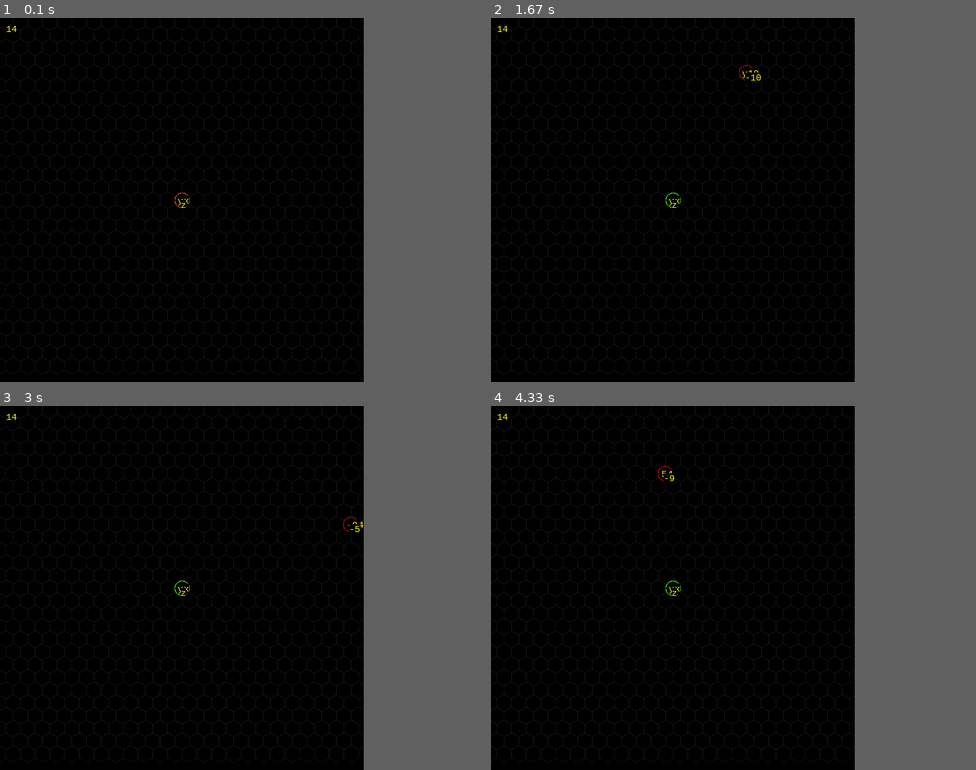
Above: before the commit, frames 1-4 (two rows, left to right).
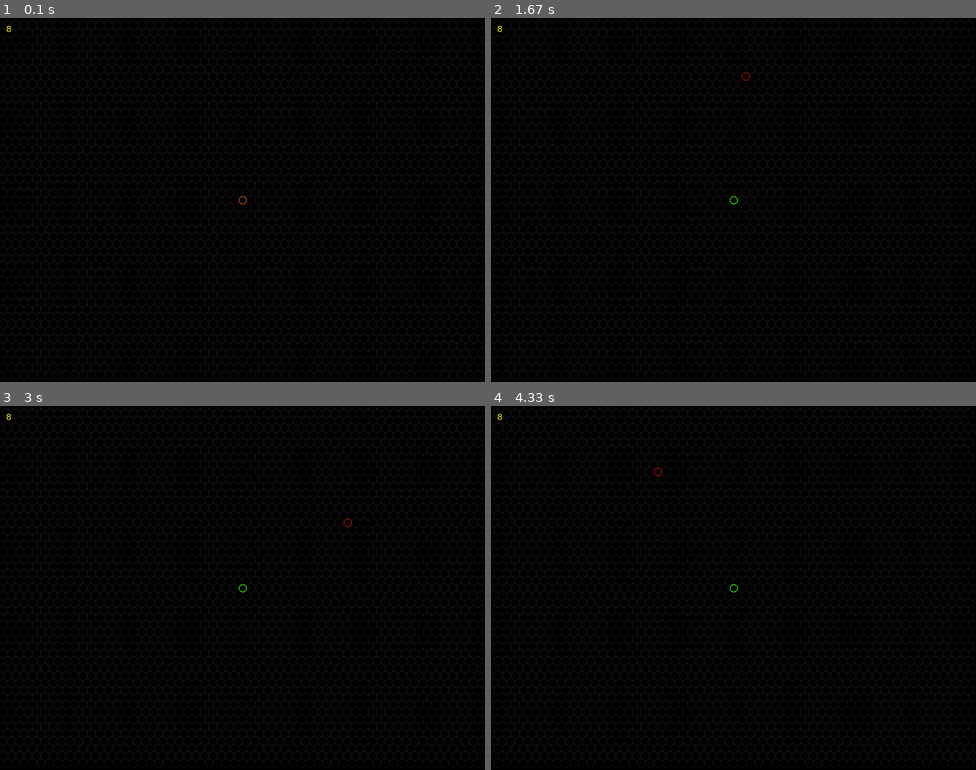
Above: after the commit, the same moments.

Repository: mtday/pygame
Game: pygame game, started from mygame/main.py
The game is run twice, just before and just after one commit, with the same random seed, the same clock (stepped at 60 frames per second) and the same inputs.
Inputs (mouse positions are in pixels of both pictures, inside the frame that each line leads up to):
- Up to frame 1 (0.1 s): no input
- Up to frame 2 (1.67 s): move the mouse to (714, 214) at 0.37 s; move the mouse to (583, 145) at 0.87 s; move the mouse to (743, 76) at 1.2 s
- Up to frame 3 (3 s): move the mouse to (227, 526) at 1.7 s; move the mouse to (368, 555) at 2.27 s; move the mouse to (344, 522) at 2.6 s
- Up to frame 4 (4.33 s): move the mouse to (752, 573) at 3.03 s; move the mouse to (660, 693) at 3.43 s; move the mouse to (655, 471) at 4.1 s
The window is 600x600 before the commit and 800x600 after it. Grey fills any space a smaller window leaves; there, only what the larger window draws over its background counts as a difference.

The runs differ from the first frame. In frame 1, less than 0.1% of the frame differs, in the area x 1-51%, y 2-53%; in frame 2, 0.1%, in the area x 1-56%, y 2-53%; in frame 3, 0.1%; in frame 4, 0.1%.

Commit message:
now runs in full-screen mode

Diff:
--- a/mygame/config/settings.py
+++ b/mygame/config/settings.py
@@ -1,10 +1,11 @@
 
-WINDOW_SIZE = (600, 600)
+WINDOW_SIZE_DEFAULT = (800, 600)
 WINDOW_TITLE = "My Game"
 
 FPS_TARGET = 60
 
-HEX_RADIUS_DEFAULT = 14
+HEX_RADIUS_DEFAULT = 8
+HEX_RADIUS_MID = 14
 HEX_RADIUS_MIN = 4
 HEX_RADIUS_MAX = 32
 
--- a/mygame/ui/hexgrid.py
+++ b/mygame/ui/hexgrid.py
@@ -9,6 +9,7 @@
 from mygame.config.settings import FONT_NAME_DEFAULT
 from mygame.config.settings import HEX_RADIUS_DEFAULT
 from mygame.config.settings import HEX_RADIUS_MIN
+from mygame.config.settings import HEX_RADIUS_MID
 from mygame.config.settings import HEX_RADIUS_MAX
 from mygame.model.coord import Coord
 from mygame.model.hex import Hex
@@ -62,7 +63,7 @@
 
     def zoom_in(self):
         if self.hex_radius < HEX_RADIUS_MAX:
-            delta = 4 if self.hex_radius >= HEX_RADIUS_DEFAULT else 2
+            delta = 4 if self.hex_radius >= HEX_RADIUS_MID else 2
             self.hex_radius = self.hex_radius + delta
             self.__set_size_vars()
             if self.last_mouse_position:
@@ -70,7 +71,7 @@
 
     def zoom_out(self):
         if self.hex_radius > HEX_RADIUS_MIN:
-            delta = 2 if self.hex_radius <= HEX_RADIUS_DEFAULT else 4
+            delta = 2 if self.hex_radius <= HEX_RADIUS_MID else 4
             self.hex_radius = self.hex_radius - delta
             self.__set_size_vars()
             if self.last_mouse_position:
--- a/mygame/ui/window.py
+++ b/mygame/ui/window.py
@@ -1,23 +1,34 @@
+import pygame
+
 from mygame.config.colors import BLACK
-from mygame.config.settings import WINDOW_SIZE
+from mygame.config.settings import WINDOW_SIZE_DEFAULT
 from mygame.config.settings import WINDOW_TITLE
 from mygame.ui.hexgrid import HexGrid
-import pygame
 
 
 class Window:
     def __init__(self, main):
         self.main = main
-        self.screen = pygame.display.set_mode(WINDOW_SIZE)
+        self.window_settings = pygame.HWSURFACE | pygame.DOUBLEBUF | pygame.FULLSCREEN
+        self.screen = pygame.display.set_mode(Window.get_display_mode(), self.window_settings)
         pygame.display.set_caption(WINDOW_TITLE)
         self.hexgrid = HexGrid(self.screen)
         self.mouse_down_position = None
+
+    @staticmethod
+    def get_display_mode():
+        available = pygame.display.list_modes()
+        if len(available) > 0:
+            return available[int(len(available) / 2)]
+        return WINDOW_SIZE_DEFAULT
 
     def handle_events(self, events):
         for event in events:
             # print(f'Event: {event}')
             if event.type == pygame.QUIT:
                 self.main.stop()
+            elif event.type == pygame.VIDEORESIZE:
+                self.screen = pygame.display.set_mode(event.size, self.window_settings)
             elif event.type == pygame.MOUSEMOTION:
                 self.hexgrid.set_mouse_position(event.pos)
                 if self.mouse_down_position:
@@ -30,6 +41,8 @@
             elif event.type == pygame.MOUSEBUTTONUP:
                 self.mouse_down_position = None
             elif event.type == pygame.KEYDOWN:
+                if event.key == pygame.K_ESCAPE or event.key == pygame.K_q:
+                    self.main.stop()
                 if event.key == pygame.K_PLUS or event.key == pygame.K_EQUALS:
                     self.hexgrid.zoom_in()
                 if event.key == pygame.K_MINUS or event.key == pygame.K_UNDERSCORE:
